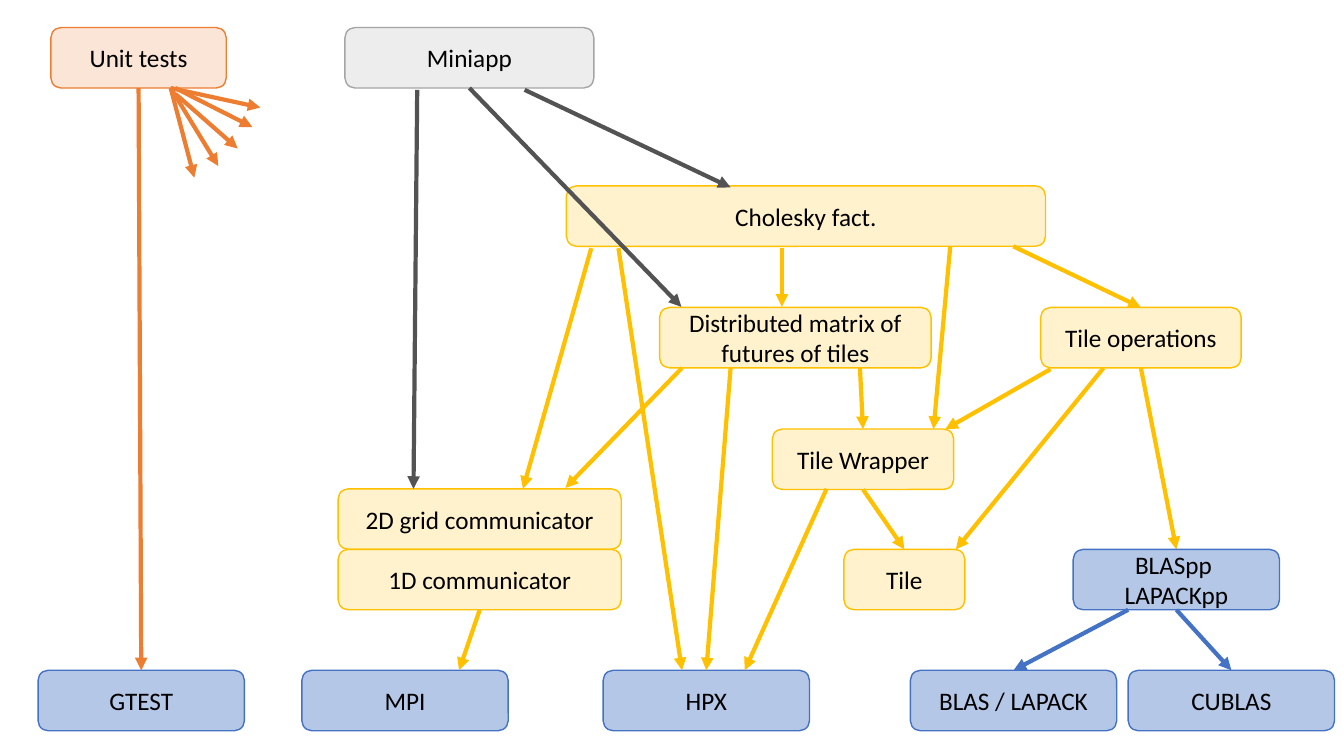
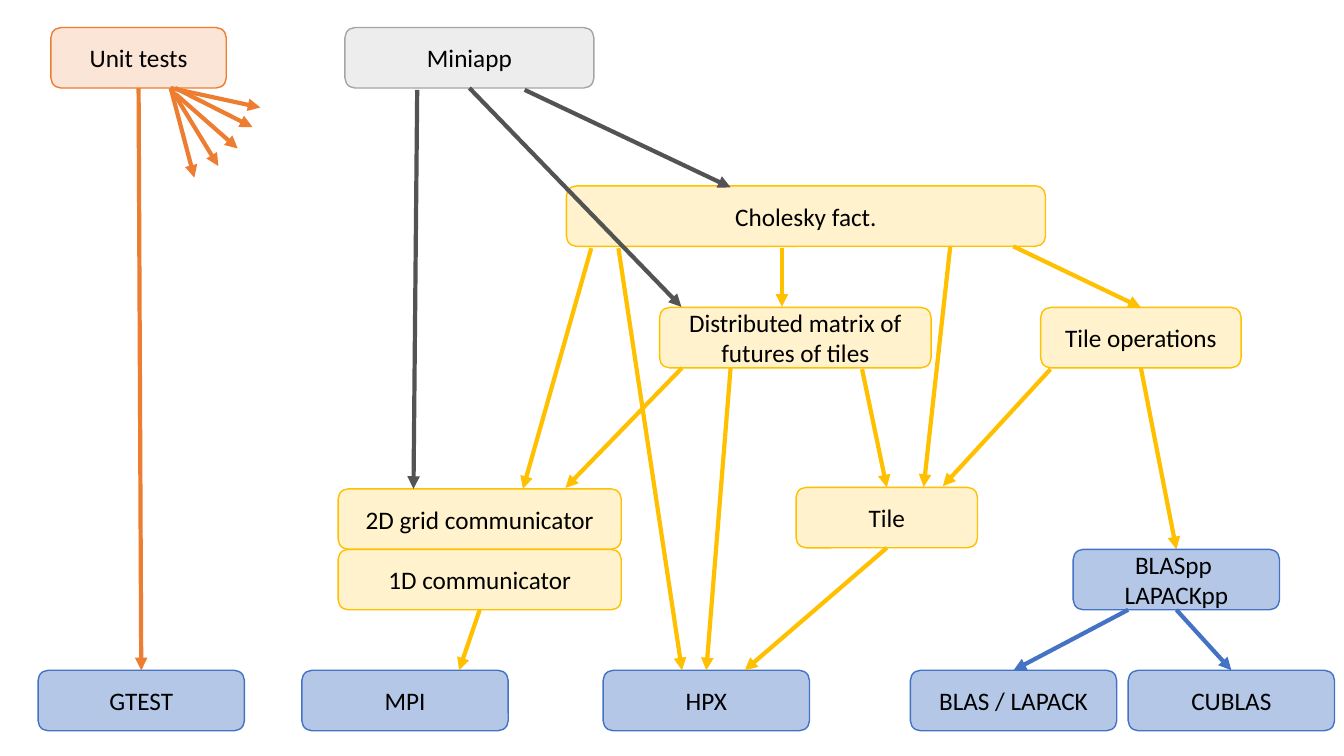
Before and after one commit to eth-cscs/DLA-Future, a slide deck: slide 2 of misc/code.pptx. Drawn at 1344x756 pixels with LibreOffice and Linux fonts; fonts in the diff are those of the drawing. Boxes give left, top, right and bottom in pixels: in the first picture for what was removed or moved away, otherwise in the second. Text is boxed around its words. In the diff, an @@ line names an element or a change of style, - is before the commit and + after.

```diff
--- a/misc/code.pptx
+++ b/misc/code.pptx
@@ arrow moved from (951, 246) - (934, 430) to (951, 246) - (924, 487) @@
@@ arrow moved from (860, 368) - (863, 430) to (862, 369) - (887, 488) @@
@@ arrow moved from (1051, 369) - (946, 430) to (1051, 369) - (943, 486) @@
@@ arrow removed from (1104, 368) to (956, 549) @@
@@ rounded rectangle "Tile": place and size @@
-rounded rectangle "Tile" at [772, 430, 954, 490]
+rounded rectangle "Tile" at [797, 488, 978, 548]
@@ arrow removed from (863, 490) to (904, 549) @@
@@ text in rounded rectangle at [869, 509, 905, 527]: text changed @@
-Tile Wrapper
+Tile
@@ arrow moved from (827, 489) - (745, 670) to (887, 548) - (745, 670) @@
@@ rounded rectangle removed at [844, 549, 965, 610] @@
-Tile
```
Also in this commit, not shown: 6 other slides changed, 2 other files.
